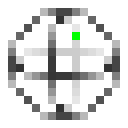
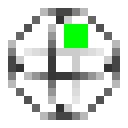
Layers edited between the first and the second 128px x 128px image:
painted on "x_gate.png" over [64, 24, 88, 48]
